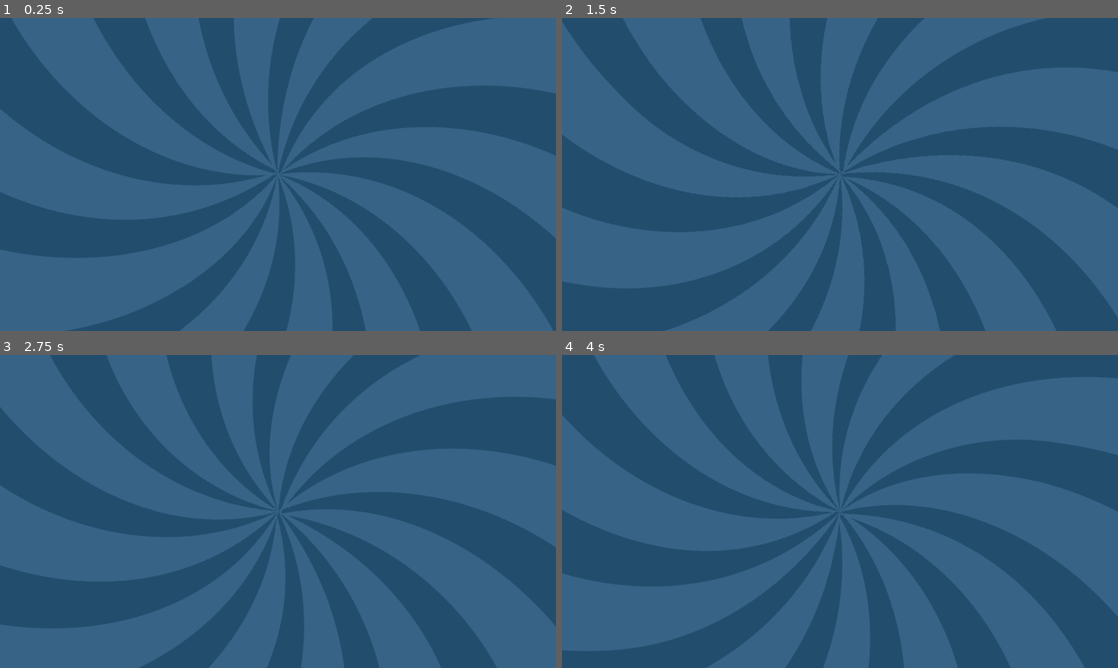
Above: before the commit, frames 1-4 (two rows, left to right).
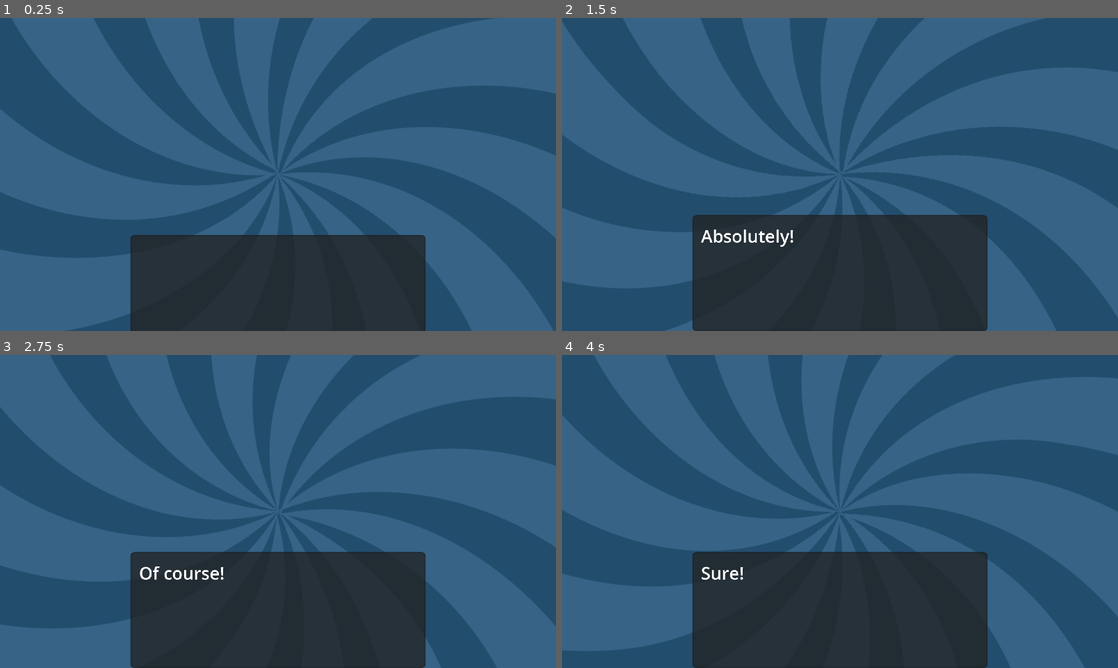
Above: after the commit, the same moments.

Repository: ethicalAndroid/axe-knight
Game: Godot game, scene res://Nodes/game.tscn
Two runs of this game, one before a commit and one after it. Both use one fixed random seed, a clock stepped at 60 frames per second and the inputs below.
Inputs (mouse positions are in pixels of both pictures, inside the frame that each line leads up to):
- Up to frame 1 (0.25 s): no input
- Up to frame 2 (1.5 s): move the mouse to (962, 158) at 0.52 s; hold D (Right) from 0.53 s (still down); tap Space (Continue) at 0.6 s; tap W (Jump) at 0.77 s; move the mouse to (728, 190) at 1.27 s; click (728, 190) at 1.35 s
- Up to frame 3 (2.75 s): tap W (Jump) at 1.52 s; tap Space (Continue) at 1.55, 2.1 s; move the mouse to (333, 442) at 2.02 s; release D (Right) at 2.03 s; hold A (Left) from 2.03 s (still down)
- Up to frame 4 (4 s): move the mouse to (812, 574) at 2.77 s; release A (Left) at 2.78 s; hold D (Right) from 2.78 s (still down); tap Space (Continue) at 2.85, 3.8 s; tap W (Jump) at 3.02, 3.77 s; move the mouse to (1006, 558) at 3.52 s; click (1006, 558) at 3.6 s

The runs differ from the first frame. In frame 1, 16% of the frame differs, in the area x 23-77%, y 69-100%; in frame 2, 20%, in the area x 23-77%, y 62-100%; in frame 3, 20%; in frame 4, 20%.
Error before the commit: Invalid call. Nonexistent function 'StartBlock' in base 'Nil'. (res://Scripts/Game.gd:43)

Commit message:
JSON YES

Diff:
--- /dev/null
+++ b/Dialogue/intro.json
@@ -0,0 +1,162 @@
+[
+  {
+	"char": "M",
+	"text": "Okay, we're here. Are you ready?",
+	"sprite": "Normal"
+  },
+  {
+	"char": "K",
+	"text": "Absolutely!",
+	"sprite": "Happy"
+  },
+  {
+	"char": "M",
+	"text": "Can you repeat your mission?",
+	"sprite": "Serious"
+  },
+  {
+	"char": "K",
+	"text": "Of course!",
+	"sprite": "Happy"
+  },
+  {
+	"char": "K",
+	"text": "I'm the Axe Knight. I have to defeat the Dragon General with the help of your time loops.",
+	"sprite": "Yap1"
+  },
+  {
+	"char": "M",
+	"text": "Do you remember how to fight?",
+	"sprite": "Serious"
+  },
+  {
+	"char": "K",
+	"text": "Sure!",
+	"sprite": "Happy"
+  },
+  {
+	"char": "K",
+	"text": "I can move with [A and D] or with (Left Stick or D-Pad).",
+	"sprite": "Yap1"
+  },
+  {
+	"char": "K",
+	"text": "I can jump with [W or Space] or with (Left Trigger or Bumper).",
+	"sprite": "Yap2"
+  },
+  {
+	"char": "K",
+	"text": "I can attack with [Left Click] or with (Right Trigger or Bumper).",
+	"sprite": "Yap1"
+  },
+  {
+	"char": "K",
+	"text": "and I can aim with [Mouse] or with (Right Stick).",
+	"sprite": "Yap2"
+  },
+  {
+	"char": "M",
+	"text": "Great.",
+	"sprite": "Happy"
+  },
+  {
+	"char": "M",
+	"text": "Before we start, some things that I have to mention.",
+	"sprite": "Normal"
+  },
+  {
+	"char": "M",
+	"text": "The general has magic. Strong magic.",
+	"sprite": "Serious"
+  },
+  {
+	"char": "M",
+	"text": "I'm going to be a ways away, so that he won't be able to kill me during a loop.",
+	"sprite": "Yap1"
+  },
+  {
+	"char": "M",
+	"text": "Once you get there, you'll only have 40 seconds before the loop loops you back to the start.",
+	"sprite": "Normal"
+  },
+  {
+	"char": "M",
+	"text": "Also, if you win or lose, you'll also loop back to the start.",
+	"sprite": "Yap1"
+  },
+  {
+	"char": "K",
+	"text": "Wait. Hold on.",
+	"sprite": "Confused"
+  },
+  {
+	"char": "K",
+	"text": "If I always loop back, then how do I defeat him?",
+	"sprite": "Confused"
+  },
+  {
+	"char": "M",
+	"text": "That's where the tough part comes.",
+	"sprite": "Serious"
+  },
+  {
+	"char": "M",
+	"text": "You're not actually going to defeat him in a loop.",
+	"sprite": "Normal"
+  },
+  {
+	"char": "M",
+	"text": "The loops are for practice against the real deal.",
+	"sprite": "Normal"
+  },
+  {
+	"char": "M",
+	"text": "Everything that you see inside the loops, will happen outside of the loops.",
+	"sprite": "Yap1"
+  },
+  {
+	"char": "K",
+	"text": "So once I'm ready...",
+	"sprite": "Normal"
+  },
+  {
+	"char": "M",
+	"text": "Exactly! Once you're ready, I'll end the time loop and you have to fight him for real.",
+	"sprite": "Happy"
+  },
+  {
+	"char": "K",
+	"text": "Okay, okay, I think I get it.",
+	"sprite": "Happy"
+  },
+  {
+	"char": "K",
+	"text": "I'll practice against the general in the time loops...",
+	"sprite": "Serious"
+  },
+  {
+	"char": "K",
+	"text": "Talk to you at the start of each loop...",
+	"sprite": "Yap1"
+  },
+  {
+	"char": "K",
+	"text": "And then tell you to end the loops once I'm ready!",
+	"sprite": "Happy"
+  },
+  {
+	"char": "M",
+	"text": "Perfect!",
+	"sprite": "Happy"
+  },
+  {
+	"char": "K",
+	"text": "Okay, start the loops!",
+	"sprite": "Serious"
+  },
+  {
+	"char": "M",
+	"text": "Already on it.",
+	"sprite": "Serious"
+  }
+]
--- a/Nodes/choice.tscn
+++ b/Nodes/choice.tscn
@@ -9,6 +9,7 @@
 
 [node name="Choice" type="Control" node_paths=PackedStringArray("sprite")]
 layout_mode = 3
+anchors_preset = 15
 anchor_right = 1.0
 anchor_bottom = 1.0
 offset_right = -1520.0
--- a/Nodes/game.tscn
+++ b/Nodes/game.tscn
@@ -1,7 +1,8 @@
-[gd_scene load_steps=28 format=3 uid="uid://bu0kfv25rq6qt"]
+[gd_scene load_steps=29 format=3 uid="uid://bu0kfv25rq6qt"]
 
 [ext_resource type="Script" path="res://Scripts/Game.gd" id="1_uem2s"]
 [ext_resource type="PackedScene" uid="uid://b47ocalwjtfgw" path="res://Nodes/battle.tscn" id="2_4j5bd"]
+[ext_resource type="JSON" path="res://Dialogue/intro.json" id="3_n821p"]
 [ext_resource type="Script" path="res://Scripts/DDialogue.gd" id="4_7ptc5"]
 [ext_resource type="Texture2D" uid="uid://cgn12mbiexwfs" path="res://Sprites/rect.png" id="4_jhfk8"]
 [ext_resource type="Texture2D" uid="uid://cqtxpbkyqk6df" path="res://Sprites/SquareTest-big.png" id="5_0kcbe"]
@@ -58,46 +59,6 @@
 "bounce": SubResource("Animation_ueviq")
 }
 
-[sub_resource type="Animation" id="Animation_5xcbo"]
-resource_name = "intro"
-length = 0.4
-tracks/0/type = "value"
-tracks/0/imported = false
-tracks/0/enabled = true
-tracks/0/path = NodePath("Control:position")
-tracks/0/interp = 1
-tracks/0/loop_wrap = true
-tracks/0/keys = {
-"times": PackedFloat32Array(0, 0.4),
-"transitions": PackedFloat32Array(0.5, 1),
-"update": 0,
-"values": [Vector2(450, 1080), Vector2(450, 680)]
-}
-tracks/1/type = "value"
-tracks/1/imported = false
-tracks/1/enabled = true
-tracks/1/path = NodePath("Knight/LeftBounce:position")
-tracks/1/interp = 1
-tracks/1/loop_wrap = true
-tracks/1/keys = {
-"times": PackedFloat32Array(0, 0.4),
-"transitions": PackedFloat32Array(0.5, 1),
-"update": 0,
-"values": [Vector2(-225, 1130), Vector2(225, 1130)]
-}
-tracks/2/type = "value"
-tracks/2/imported = false
-tracks/2/enabled = true
-tracks/2/path = NodePath("Mage/RightBounce:position")
-tracks/2/interp = 1
-tracks/2/loop_wrap = true
-tracks/2/keys = {
-"times": PackedFloat32Array(0, 0.4),
-"transitions": PackedFloat32Array(0.5, 1),
-"update": 0,
-"values": [Vector2(2145, 1130), Vector2(1695, 1130)]
-}
-
 [sub_resource type="Animation" id="Animation_1qw1m"]
 length = 0.001
 tracks/0/type = "value"
@@ -137,6 +98,46 @@
 "values": [Vector2(2145, 1130)]
 }
 
+[sub_resource type="Animation" id="Animation_5xcbo"]
+resource_name = "intro"
+length = 0.4
+tracks/0/type = "value"
+tracks/0/imported = false
+tracks/0/enabled = true
+tracks/0/path = NodePath("Control:position")
+tracks/0/interp = 1
+tracks/0/loop_wrap = true
+tracks/0/keys = {
+"times": PackedFloat32Array(0, 0.4),
+"transitions": PackedFloat32Array(0.5, 1),
+"update": 0,
+"values": [Vector2(450, 1080), Vector2(450, 680)]
+}
+tracks/1/type = "value"
+tracks/1/imported = false
+tracks/1/enabled = true
+tracks/1/path = NodePath("Knight/LeftBounce:position")
+tracks/1/interp = 1
+tracks/1/loop_wrap = true
+tracks/1/keys = {
+"times": PackedFloat32Array(0, 0.4),
+"transitions": PackedFloat32Array(0.5, 1),
+"update": 0,
+"values": [Vector2(-225, 1130), Vector2(225, 1130)]
+}
+tracks/2/type = "value"
+tracks/2/imported = false
+tracks/2/enabled = true
+tracks/2/path = NodePath("Mage/RightBounce:position")
+tracks/2/interp = 1
+tracks/2/loop_wrap = true
+tracks/2/keys = {
+"times": PackedFloat32Array(0, 0.4),
+"transitions": PackedFloat32Array(0.5, 1),
+"update": 0,
+"values": [Vector2(2145, 1130), Vector2(1695, 1130)]
+}
+
 [sub_resource type="Animation" id="Animation_ihcyk"]
 resource_name = "outro"
 length = 0.4
@@ -184,10 +185,12 @@
 "outro": SubResource("Animation_ihcyk")
 }
 
-[node name="Game" type="Node2D" node_paths=PackedStringArray("transition")]
+[node name="Game" type="Node2D" node_paths=PackedStringArray("transition", "dialogue")]
 script = ExtResource("1_uem2s")
 transition = NodePath("ScreenTransition")
 battle_scene = ExtResource("2_4j5bd")
+dialogue = NodePath("Control")
+intro = ExtResource("3_n821p")
 
 [node name="ScreenTransition" parent="." instance=ExtResource("5_s2iuk")]
 
@@ -273,6 +276,7 @@
 }
 
 [node name="AudioStreamPlayer" type="AudioStreamPlayer" parent="Control/Knight"]
+volume_db = -5.0
 
 [node name="Mage" type="Node2D" parent="Control" node_paths=PackedStringArray("sprite", "bounce", "audio")]
 script = ExtResource("6_kax5m")
@@ -425,6 +429,7 @@
 [connection signal="final_menu" from="." to="Choices/Final" method="Ready"]
 [connection signal="loop_menu" from="." to="Choices/Loop" method="Ready"]
 [connection signal="animation_finished" from="ScreenTransition" to="." method="AnimationEnded"]
+[connection signal="done" from="Control" to="." method="DDialogueEnded"]
 [connection signal="choice_made" from="Choices/Loop/pivot/Talk" to="Choices/Loop" method="Choose"]
 [connection signal="choice_made" from="Choices/Loop/pivot/Loop!" to="." method="StartBattle"]
 [connection signal="choice_made" from="Choices/Loop/pivot/Loop!" to="Choices/Loop" method="Choose"]
--- a/Scripts/DDialogue.gd
+++ b/Scripts/DDialogue.gd
@@ -1,7 +1,7 @@
 class_name DDialogue extends Control
 
 enum TalkSprite {
-    Normal, Happy, Serious, Confused, Yap1, Yap2
+	Normal, Happy, Serious, Confused, Yap1, Yap2
 }
 
 @export var text: RichTextLabel
@@ -15,37 +15,54 @@
 signal done()
 
 func AnimationEnded(animation: StringName):
-    if animation == "intro":
-        Next()
-    else:
-        done.emit()
+	if animation == "intro":
+		Next()
+	else:
+		done.emit()
 
 func Finish():
-    transition.queue("outro")
-    block = null
+	transition.queue("outro")
+	block = null
+
+func StartJson(json: JSON):
+	var data_received = json.data
+	var created_block = DBlock.new()
+	created_block.frames = [] as Array[DFrame]
+
+	for x: Dictionary in data_received:
+		var frame = DFrame.new()
+		frame.sprite = TalkSprite.get(x.get("sprite"))
+		frame.is_knight = x.get("char").strip_edges() == "K"
+		frame.text = x.get("text")
+		created_block.frames.append(frame)
+
+	created_block.mage_start = TalkSprite.Normal
+	created_block.knight_start = TalkSprite.Normal
+	StartBlock(created_block)
+
 
 func StartBlock(given_block: DBlock):
-    block = given_block
-    mage.ShowSprite(block.mage_start)
-    knight.ShowSprite(block.knight_start)
-    text.text = ""
-    transition.queue("intro")
+	block = given_block
+	mage.ShowSprite(TalkSprite.Normal)
+	knight.ShowSprite(TalkSprite.Normal)
+	text.text = ""
+	transition.queue("intro")
 
 func Next():
-    if block == null:
-        return
-    if i >= block.frames.size():
-        Finish()
-        return
+	if block == null:
+		return
+	if i >= block.frames.size():
+		Finish()
+		return
 
-    var frame = block.frames[i]
-    text.text = frame.text
-    if (frame.is_knight):
-        knight.Talk(frame)
-    else:
-        mage.Talk(frame)
-    i += 1
+	var frame = block.frames[i]
+	text.text = frame.text
+	if (frame.is_knight):
+		knight.Talk(frame)
+	else:
+		mage.Talk(frame)
+	i += 1
 
 func _process(_delta: float) -> void:
-    if Input.is_action_just_pressed("Continue"):
-        Next()
+	if Input.is_action_just_pressed("Continue"):
+		Next()
--- a/Scripts/Game.gd
+++ b/Scripts/Game.gd
@@ -3,11 +3,11 @@
 @export var transition: AnimationPlayer
 @export var battle_scene: PackedScene
 @export var dialogue: DDialogue
-@export var d_blocks: Array[DBlock]
-@export var intro: DBlock
-@export var final_loop_ask: Array[DBlock]
-@export var final_loop_yes: Array[DBlock]
-@export var final_loop_no: Array[DBlock]
+@export var d_blocks: Array[JSON]
+@export var intro: JSON
+@export var final_loop_ask: Array[JSON]
+@export var final_loop_yes: Array[JSON]
+@export var final_loop_no: Array[JSON]
 
 
 signal loop_menu()
@@ -27,20 +27,20 @@
 func FinalLoopYes():
 	d_type = DDialogueType.NextLoop
 	final_loop = true
-	dialogue.StartBlock(final_loop_yes[final_loop_asked])
+	dialogue.StartJson(final_loop_yes[final_loop_asked])
 
 func FinalLoopNo():
 	d_type = DDialogueType.NextLoop
 	final_loop = true
-	dialogue.StartBlock(final_loop_no[final_loop_asked])
+	dialogue.StartJson(final_loop_no[final_loop_asked])
 	final_loop_asked = min(final_loop_asked + 1, final_loop_ask.size() - 1)
 
 func FinalLoopAsk():
 	d_type = DDialogueType.FinalLoopQuestion
-	dialogue.StartBlock(final_loop_ask[final_loop_asked])
+	dialogue.StartJson(final_loop_ask[final_loop_asked])
 
 func _ready() -> void:
-	dialogue.StartBlock(intro)
+	dialogue.StartJson(intro)
 	d_type = DDialogueType.NextLoop
 
 func DDialogueEnded():
